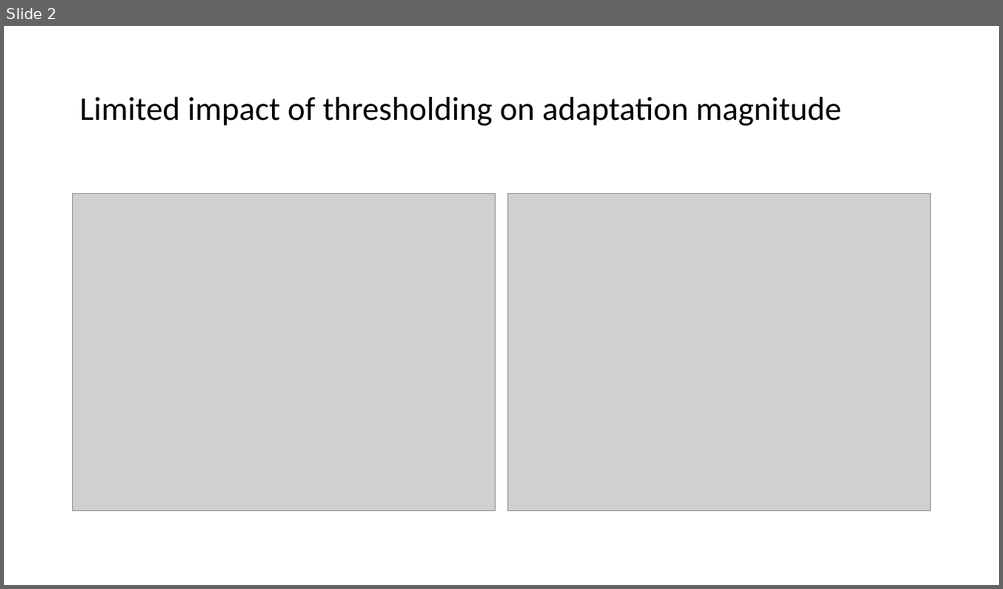
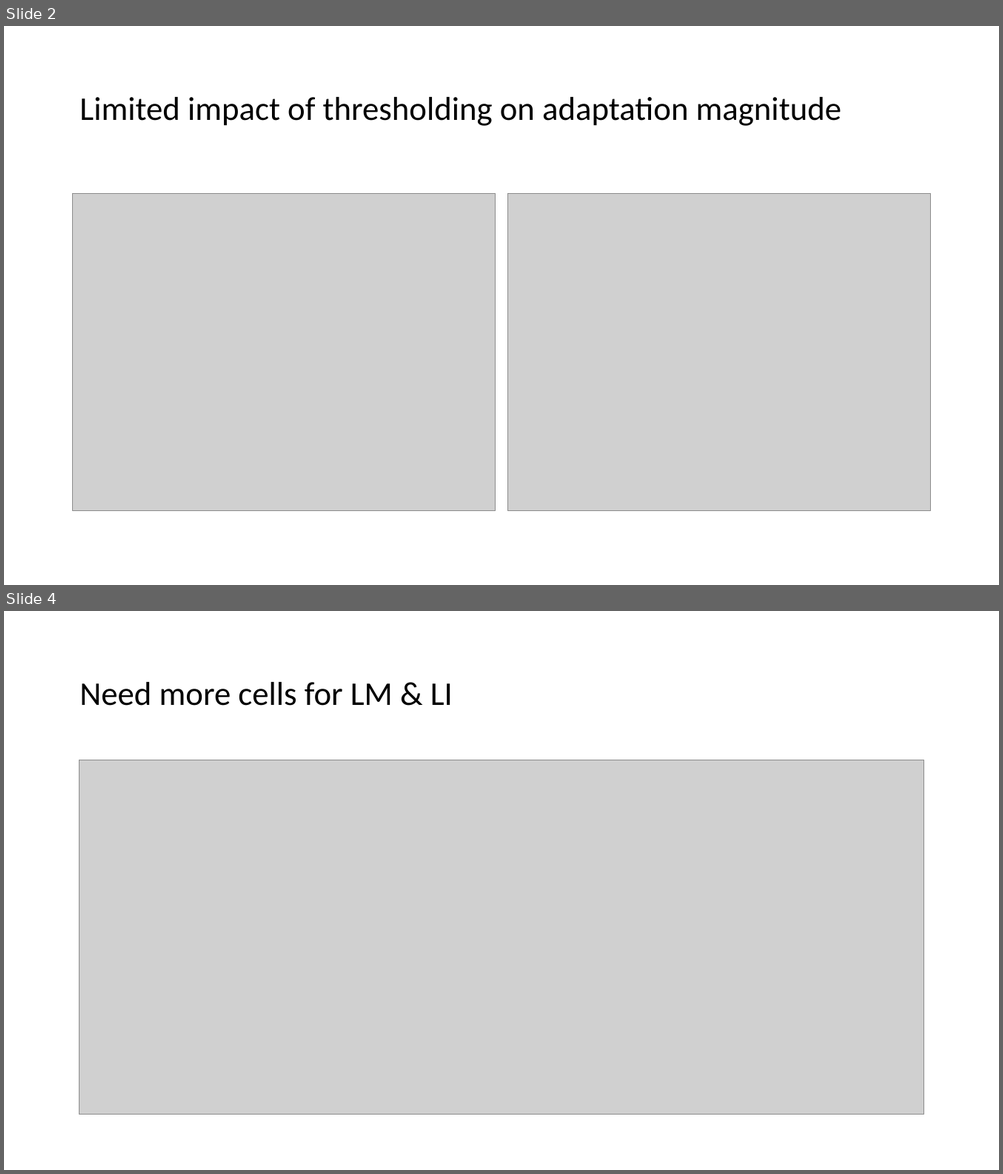
Before and after one commit to lanluo9/inter, a slide deck: plot/adp mag thresholding/201201_LL.pptx. Shown one above the other, each under a label of ours: slide 2 before the commit, slides 2 and 4 after it; the slides between them are not shown. The pictures are 1003x589 and 1003x1174 pixels, drawn with LibreOffice and Linux fonts; fonts in the diff are those of the drawing; grey boxes stand for pictures. Boxes give left, top, right and bottom in pixels: in the first picture for what was removed or moved away, otherwise in the second. Text is boxed around its words. In the diff, an @@ line names an element or a change of style, - is before the commit and + after.

```diff
--- a/plot/adp mag thresholding/201201_LL.pptx
+++ b/plot/adp mag thresholding/201201_LL.pptx
@@ slide 4 added at (4, 611, 999, 1170), background #FFFFFF @@
@@ title added at (79, 682, 452, 706), 32 pt, text #000000 @@
+Need more cells for LM & LI
@@ picture added at (79, 760, 924, 1116) @@
```
Also in this commit, not shown: 1 other slide added, 5 other files.
